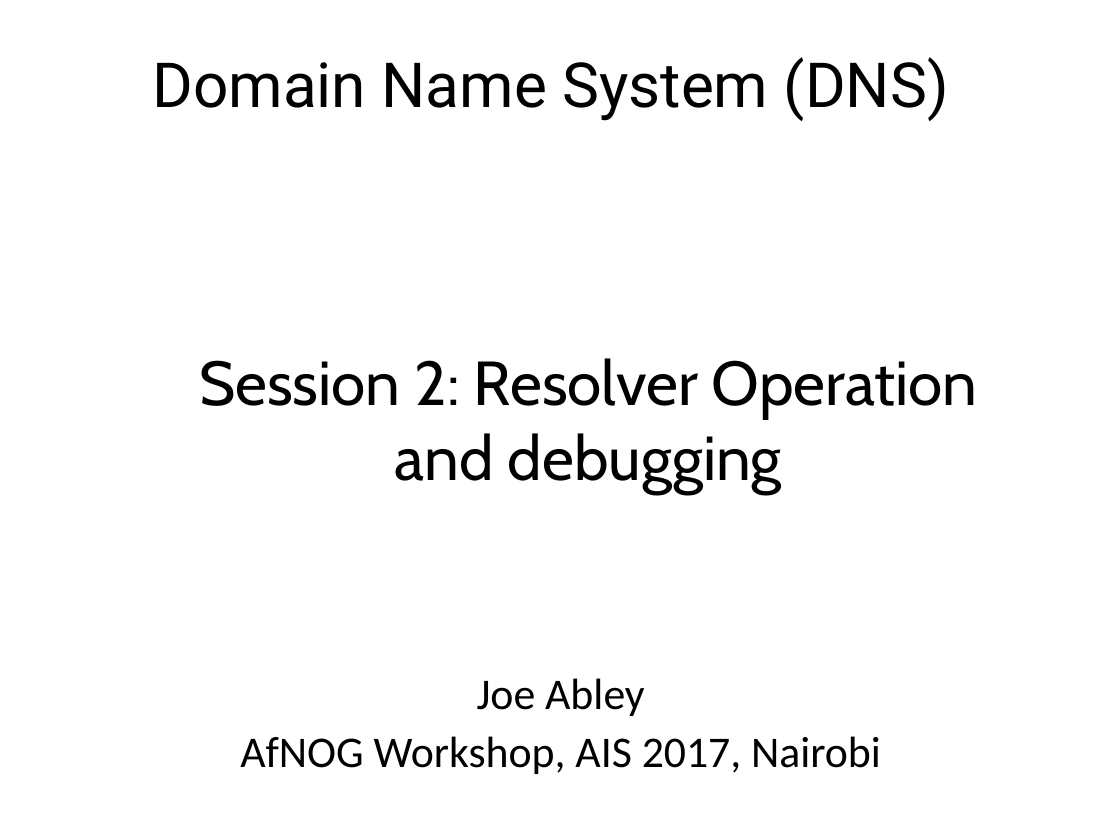
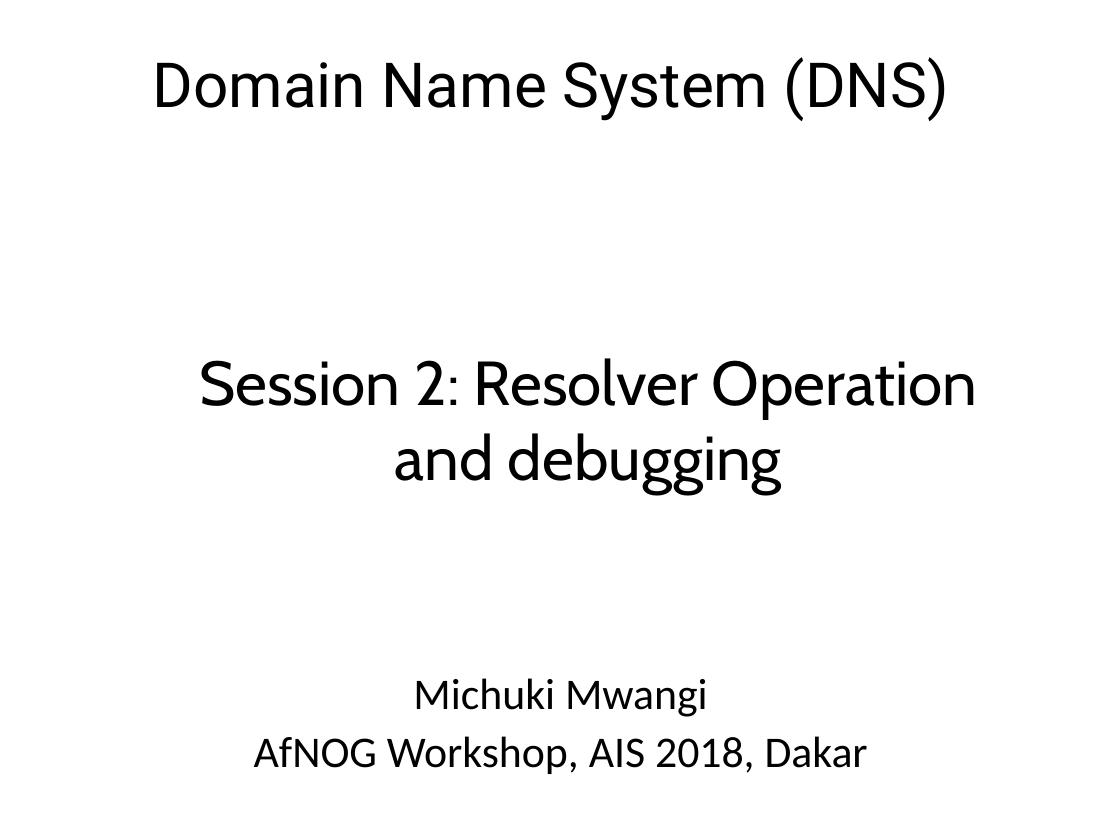
Before and after one commit to afnog/sse, a slide deck: slide 1 of dns/dns2-presentation.pptx. Drawn at 1120x840 pixels with LibreOffice and Linux fonts; fonts in the diff are those of the drawing; background and template pictures are left out. Boxes give left, top, right and bottom in pixels: in the first picture for what was removed or moved away, otherwise in the second. Text is boxed around its words. In the diff, an @@ line names an element or a change of style, - is before the commit and + after.

Commit message:
/ ‘dns/dns2-presentation.pptx’

```diff
--- a/dns/dns2-presentation.pptx
+++ b/dns/dns2-presentation.pptx
@@ text at (254, 678, 868, 774): text changed @@
-Joe Abley
-AfNOG Workshop, AIS 2017, Nairobi
+Michuki Mwangi
+AfNOG Workshop, AIS 2018, Dakar
```
